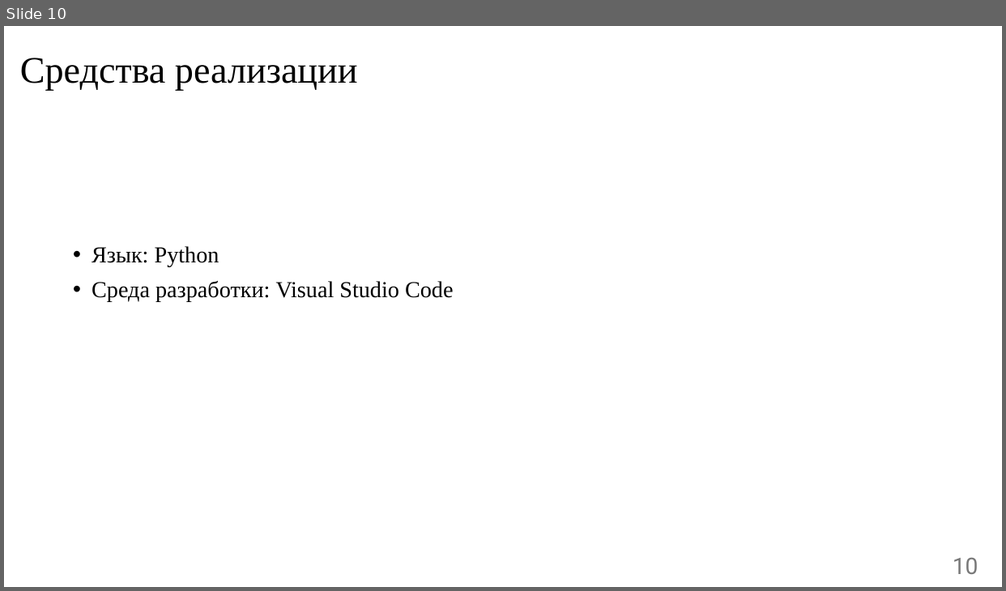
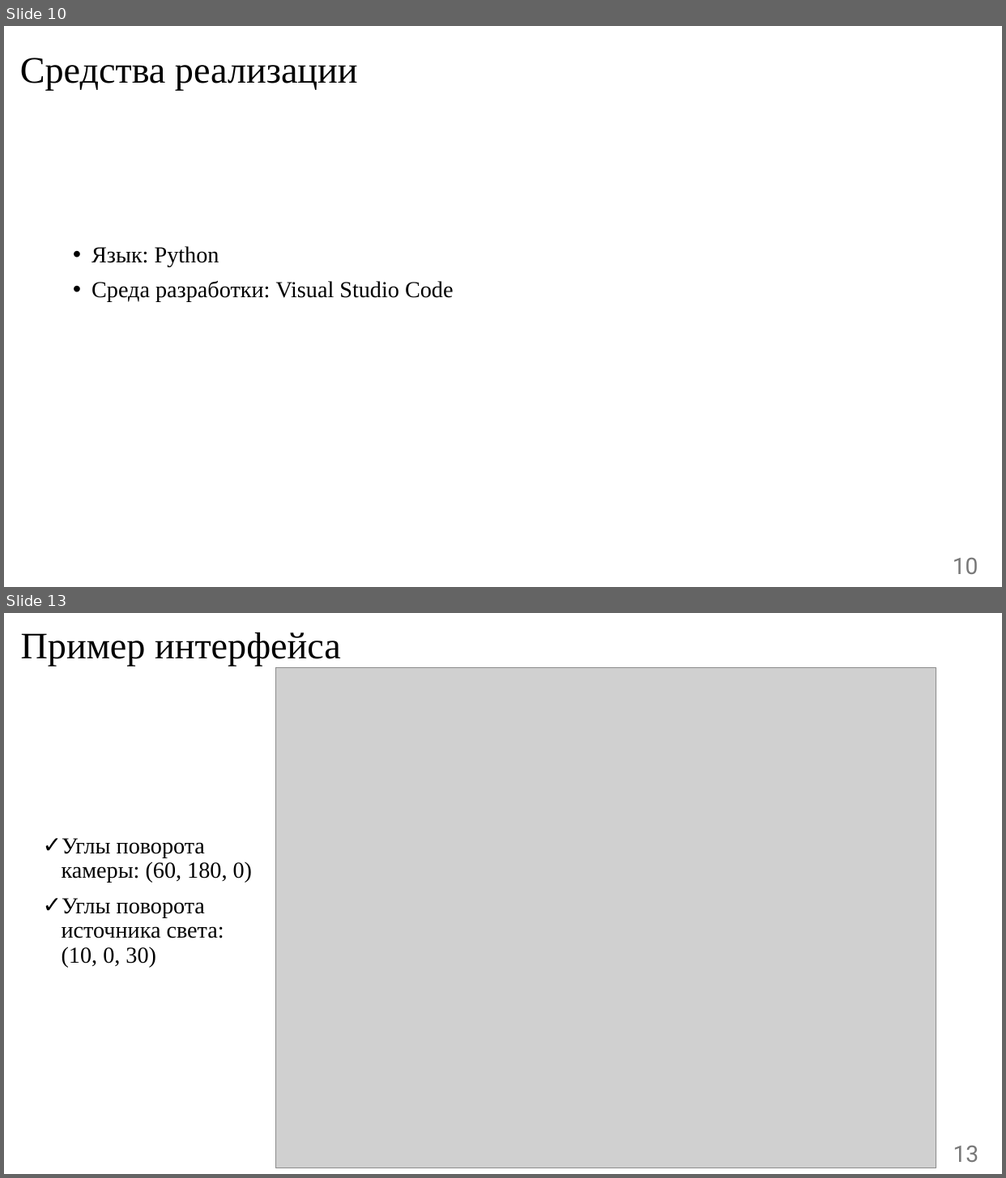
Before and after one commit to Lesa-yps/KYRSACH_CG_5_sem_BMSTU, a slide deck: presentation/ИУ7-55Б-Талышева-Олеся-презентация-КГ.pptx. Shown one above the other, each under a label of ours: slide 10 before the commit, slides 10 and 13 after it; the slides between them are not shown. The pictures are 1006x591 and 1006x1178 pixels, drawn with LibreOffice and Linux fonts; fonts in the diff are those of the drawing; grey boxes stand for pictures. Boxes give left, top, right and bottom in pixels: in the first picture for what was removed or moved away, otherwise in the second. Text is boxed around its words. In the diff, an @@ line names an element or a change of style, - is before the commit and + after.

```diff
--- a/presentation/ИУ7-55Б-Талышева-Олеся-презентация-КГ.pptx
+++ b/presentation/ИУ7-55Б-Талышева-Олеся-презентация-КГ.pptx
@@ slide 13 added at bbox=[4, 613, 1002, 1174], background #FFFFFF @@
@@ title added at bbox=[21, 632, 341, 666], 36 pt, text #000000 @@
+Пример интерфейса
@@ picture added at bbox=[275, 667, 936, 1169] @@
@@ text added at bbox=[62, 838, 253, 967], 22 pt, text #000000 @@
+✓ Углы поворота камеры: (60, 180, 0)
+✓ Углы поворота источника света: (10, 0, 30)
@@ page number added at bbox=[953, 1145, 979, 1162], 22 pt, text #797979 @@
+13
```
Also in this commit, not shown: 2 slides changed, 2 other slides added, 20 other files.
